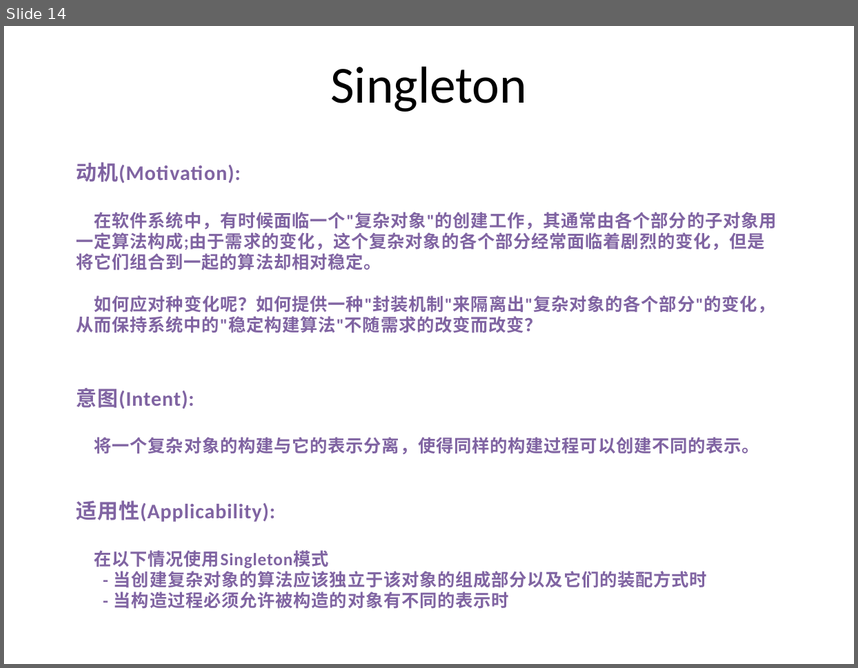
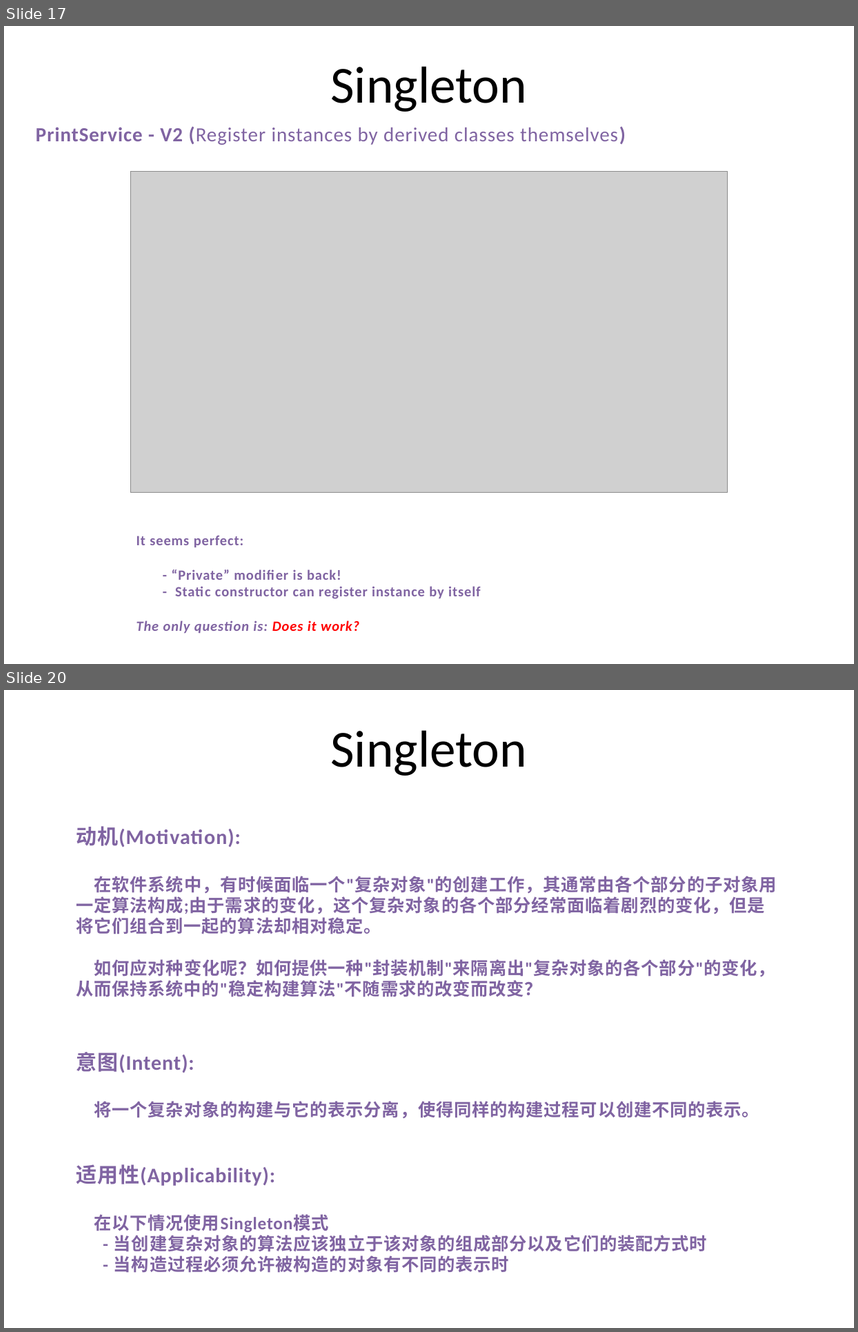
Before and after one commit to PlumpMath/DesignPattern-956, a slide deck: _Doc/DesignPattern.P3.Creational(Singleton).pptx. Shown one above the other, each under a label of ours: slide 14 before the commit, slides 17 and 20 after it; the slides between them are not shown. The pictures are 858x668 and 858x1332 pixels, drawn with LibreOffice and Linux fonts; fonts in the diff are those of the drawing; grey boxes stand for pictures. Boxes give left, top, right and bottom in pixels: in the first picture for what was removed or moved away, otherwise in the second. Text is boxed around its words. In the diff, an @@ line names an element or a change of style, - is before the commit and + after.

Commit message:
Updated Singleton code and PPT.

```diff
--- a/_Doc/DesignPattern.P3.Creational(Singleton).pptx
+++ b/_Doc/DesignPattern.P3.Creational(Singleton).pptx
@@ slide 17 added at (4,26,854,664), background #FFFFFF @@
@@ text added at (330,66,527,112), 44 pt, text #000000 @@
+Singleton
@@ text added at (36,126,626,145), 17 pt, text #8064A2 @@
+PrintService - V2 (Register instances by derived classes themselves)
@@ picture added at (131,172,727,492) @@
@@ text added at (136,535,480,633), 12 pt, text #8064A2, bold @@
+It seems perfect:
+- “Private” modifier is back!
+- Static constructor can register instance by itself
+The only question is: Does it work?
@@ what was slide 14 is now slide 20 @@
```
Also in this commit, not shown: 5 slides changed, 5 other slides added, 39 other files.
